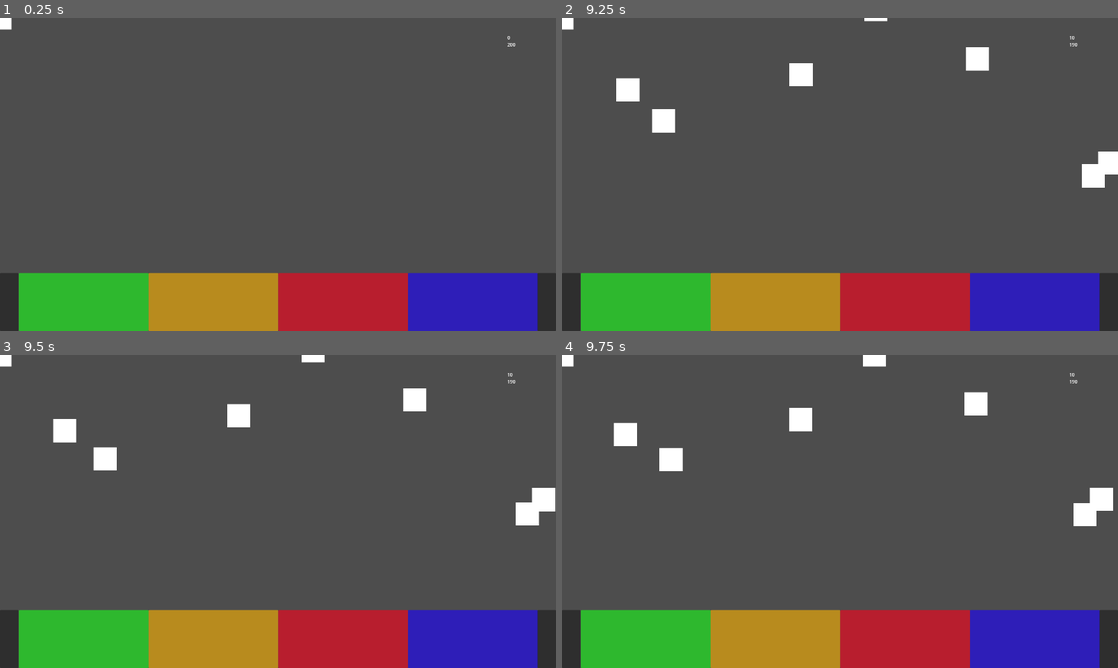
Above: before the commit, frames 1-4 (two rows, left to right).
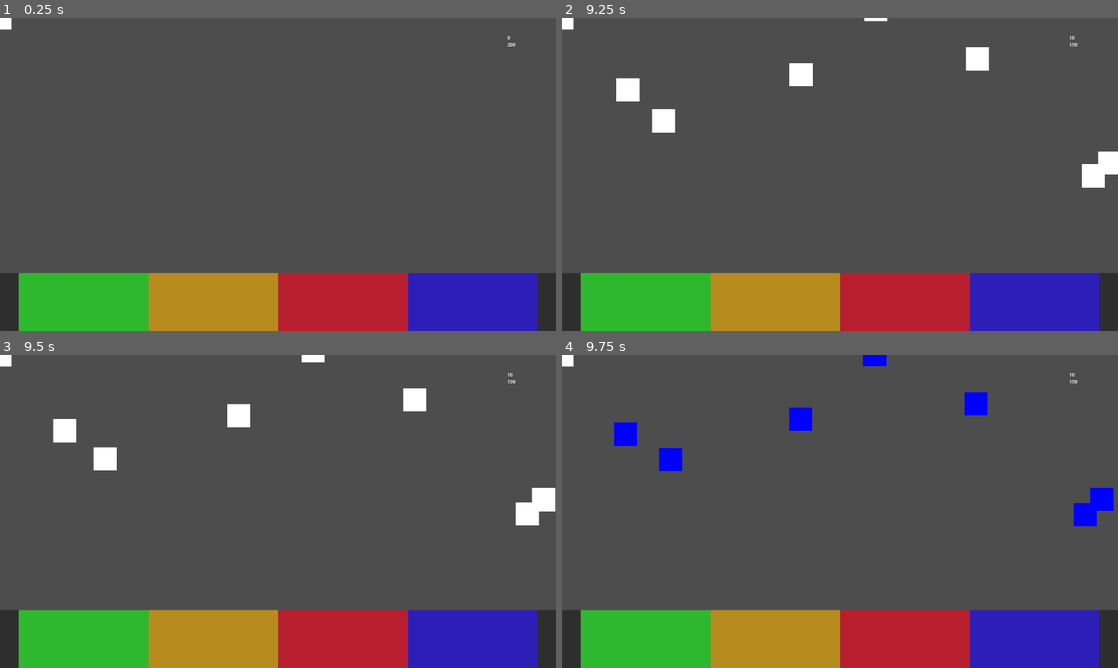
Above: after the commit, the same moments.

Repository: vitorjusto/Robot-Hospital-Rush
Game: Godot game, scene res://Scenes/Main.tscn
Same seed, same stepped clock (60 frames per second), same inputs: the game is played once before the commit and once after it.
Inputs:
- Up to frame 1 (0.25 s): no input
- Up to frame 2 (9.25 s): tap Enter at 0.5, 2.75 s; hold Right (Right) 0.53-2.03 s; tap Space (Shoot) at 0.6, 1.25, 1.35, 2.1, 2.85, 3.5, 3.6, 4.35, 5.1, 5.85, 6.6, 7.35, 8.1, 8.85 s; hold Left (Left) 2.03-2.78 s; hold Right (Right) 2.78-4.28 s; hold Left (Left) 4.28-5.03 s; hold Right (Right) 5.03-5.78 s; hold Left (Left) 5.78-7.28 s; hold Right (Right) from 7.28 s (still down)
- Up to frame 3 (9.5 s): keep holding Right (Right)
- Up to frame 4 (9.75 s): release Right (Right) at 9.53 s; hold Left (Left) from 9.53 s (still down); tap Space (Shoot) at 9.6 s

Frames 1-3 are identical in both runs. In frame 4, 2.1% of the frame differs, in the area x 9-100%, y 0-55%.

Commit message:
add more power ups

Diff:
--- a/Scenes/Main.tscn
+++ b/Scenes/Main.tscn
@@ -83,10 +83,11 @@
 
 [node name="Main" type="Node2D"]
 
-[node name="RobotManager" parent="." node_paths=PackedStringArray("leftAnchor", "rightAnchor", "topAnchor") instance=ExtResource("3_kln2b")]
+[node name="RobotManager" parent="." node_paths=PackedStringArray("leftAnchor", "rightAnchor", "topAnchor", "hud") instance=ExtResource("3_kln2b")]
 leftAnchor = [NodePath("Node2D"), NodePath("Node2D2"), NodePath("Node2D3"), NodePath("Node2D4"), NodePath("Node2D5"), NodePath("Node2D6")]
 rightAnchor = [NodePath("Node2D7"), NodePath("Node2D8"), NodePath("Node2D9"), NodePath("Node2D10"), NodePath("Node2D11"), NodePath("Node2D12")]
 topAnchor = [NodePath("Node2D13"), NodePath("Node2D14"), NodePath("Node2D15"), NodePath("Node2D16"), NodePath("Node2D17"), NodePath("Node2D18"), NodePath("Node2D19"), NodePath("Node2D20"), NodePath("Node2D21"), NodePath("Node2D23"), NodePath("Node2D24"), NodePath("Node2D25"), NodePath("Node2D22")]
+hud = NodePath("../hud")
 
 [node name="Node2D13" type="Node2D" parent="RobotManager"]
 position = Vector2(192, -64)
@@ -248,8 +249,9 @@
 shape = SubResource("RectangleShape2D_idj7w")
 one_way_collision = true
 
-[node name="hud" type="CanvasLayer" parent="."]
+[node name="hud" type="CanvasLayer" parent="." node_paths=PackedStringArray("manager")]
 script = ExtResource("4_rgh2o")
+manager = NodePath("../RobotManager")
 
 [node name="lblScore" type="Label" parent="hud"]
 offset_left = 1752.0
--- a/Script/Manager/hud.gd
+++ b/Script/Manager/hud.gd
@@ -7,10 +7,12 @@
 
 @onready var lblScore : Label = get_node("lblScore")
 @onready var lblTimer: Label = get_node("lblTimer")
+@export var manager : RobotManager
 
 func _process(delta: float) -> void:
-	timer -= delta * timerSpeedModifier
-	timerSpeedModifier += delta * 0.02
+	var newDelta = delta / 2 if manager.frezeTimer > 0 else delta
+	timer -= newDelta * timerSpeedModifier
+	timerSpeedModifier += newDelta * 0.02
 	lblTimer.text = "%d" %  ceil(timer)
 
 func add_score(s: int):
--- a/Script/Manager/robotManager.gd
+++ b/Script/Manager/robotManager.gd
@@ -1,4 +1,5 @@
 extends Node2D
+class_name RobotManager
 
 @onready var robot : Array[Robot]
 @onready var robotScene : PackedScene = load("res://Scenes/Robot/Robot.tscn")
@@ -6,9 +7,12 @@
 @export var leftAnchor : Array[Node2D]
 @export var rightAnchor : Array[Node2D]
 @export var topAnchor : Array[Node2D]
+@export var hud : Hud
 
 var timer = 70
 var timerModifier = 1
+
+var frezeTimer = 0
 func _ready() -> void:
 	for i in range(0, 200):
 		addNewRobot()
@@ -19,6 +23,9 @@
 	if timer <= 0:
 		addRobot()
 		timer = 70
+
+	if frezeTimer > 0:
+		frezeTimer -= delta
 
 
 func addNewRobot() -> Robot:
@@ -50,3 +57,14 @@
 		var anchor = topAnchor[randi_range(0, topAnchor.size() - 1)]
 		instance.position = anchor.position
 		instance.speed = Vector2(randf_range(-20, 20), 50 * timerModifier)
+
+
+
+func nuke():
+	var actives = robot.filter(func(x): return x.active)
+	var score = 0
+
+	for r in actives:
+		r.setActive(false)
+		score += 100
+		hud.add_score(score)
--- a/Script/Robot/robot.gd
+++ b/Script/Robot/robot.gd
@@ -6,6 +6,7 @@
 
 @onready var col : CollisionShape2D = get_node("CollisionShape2D")
 var active = false
+@onready var manager : RobotManager = get_tree().root.get_node("/root/Main/RobotManager")
 
 var timer = 40
 
@@ -13,16 +14,19 @@
 	if not active:
 		return
 
-	timer -= delta
+	timer -= delta / 2 if manager.frezeTimer > 0 else delta
 
-	if timer < 0:
+	if timer < 10:
+		modulate = Color.RED
+	elif timer < 0:
 		modulate = Color.BLACK
-	elif timer < 10:
-		modulate = Color.RED
+	elif manager.frezeTimer > 0:
+		modulate = Color.BLUE
 	else:
 		modulate = Color.WHITE
 
-	velocity = speed
+	velocity = speed / 2 if manager.frezeTimer > 0 else speed
+
 	if move_and_slide():
 		if is_on_wall():
 			speed *= Vector2(-1, 1)
--- a/Script/powerUp/powerUp.gd
+++ b/Script/powerUp/powerUp.gd
@@ -1,10 +1,11 @@
 extends Area2D
 
-enum EPOWERUPTYPE{ TimerUp, ScoreMult, ScoreFrenzy, SuperTimerUp, SuperScoreMult}
+enum EPOWERUPTYPE{ TimerUp, ScoreMult, ScoreFrenzy, SuperTimerUp, SuperScoreMult, ScreenNuke, FrezeTime}
 enum ESTATE{ Idle, Running}
 @export var Type : EPOWERUPTYPE
 @onready var hud : Hud = get_tree().root.get_node("/root/Main/hud")
 @onready var manager : fixersManager = get_tree().root.get_node("/root/Main/FixersManager")
+@onready var robotManager : RobotManager = get_tree().root.get_node("/root/Main/RobotManager")
 
 var state : ESTATE = ESTATE.Idle
 var timer = 5
@@ -36,18 +37,22 @@
 		position = rightAnchor.position
 		speed = -400
 
-	var rng = randi_range(0, 4)
-
+	#var rng = randi_range(0, 5)
+	var rng = 6
 	if rng == 0:
 		Type = EPOWERUPTYPE.TimerUp
 	elif rng == 1:
 		Type = EPOWERUPTYPE.ScoreMult
 	elif rng == 2:
 		Type = EPOWERUPTYPE.ScoreFrenzy
-	elif rng == 0:
+	elif rng == 3:
 		Type = EPOWERUPTYPE.SuperTimerUp
-	elif rng == 1:
+	elif rng == 4:
 		Type = EPOWERUPTYPE.SuperScoreMult
+	elif rng == 5:
+		Type = EPOWERUPTYPE.ScreenNuke
+	elif rng == 6:
+		Type = EPOWERUPTYPE.FrezeTime
 
 
 func set_idle_state():
@@ -71,4 +76,9 @@
 	elif Type == EPOWERUPTYPE.SuperScoreMult:
 		var proj : ShootProjectile = area
 		proj.scoreModifier = 20
+	elif Type == EPOWERUPTYPE.ScreenNuke:
+		robotManager.nuke()
+	elif Type == EPOWERUPTYPE.FrezeTime:
+		robotManager.frezeTimer = 5
+
 	set_idle_state()
